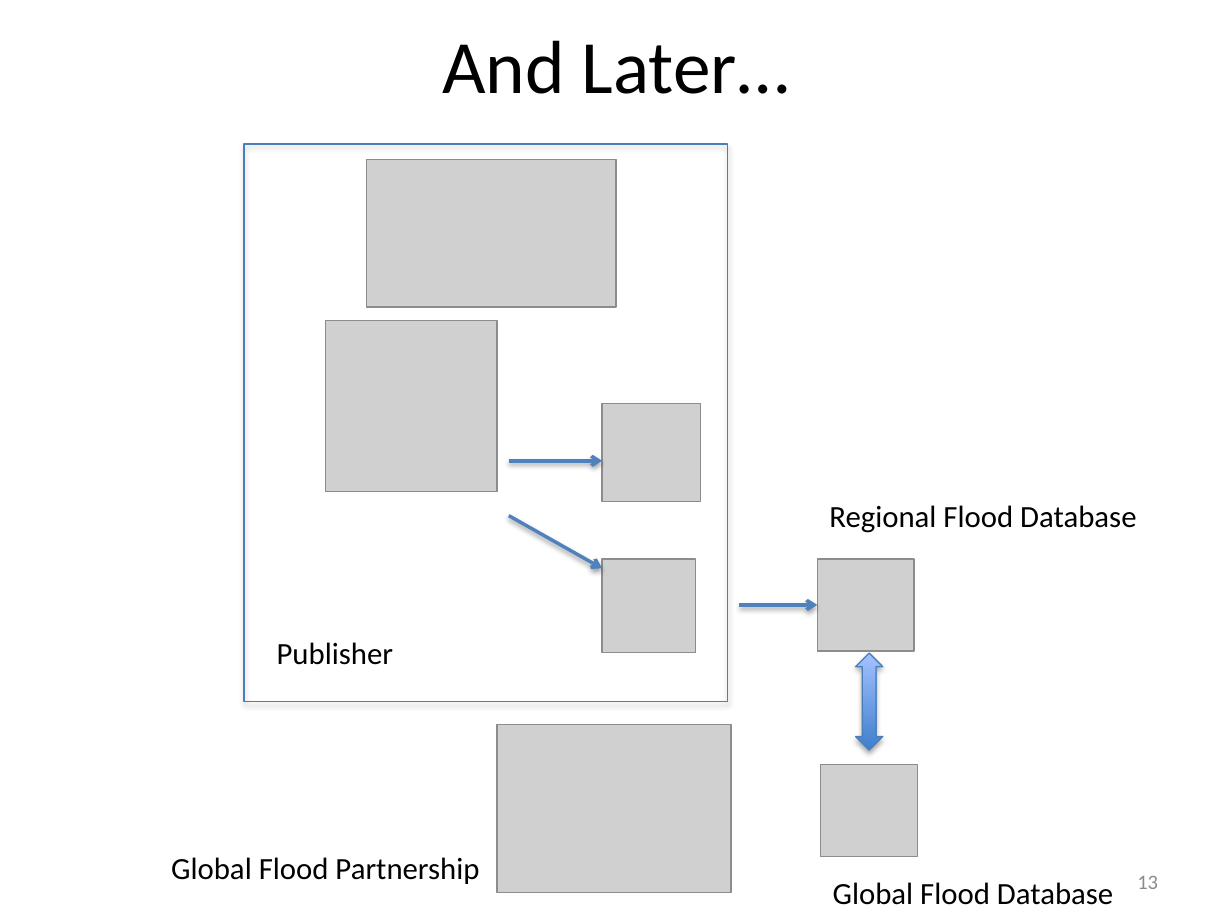
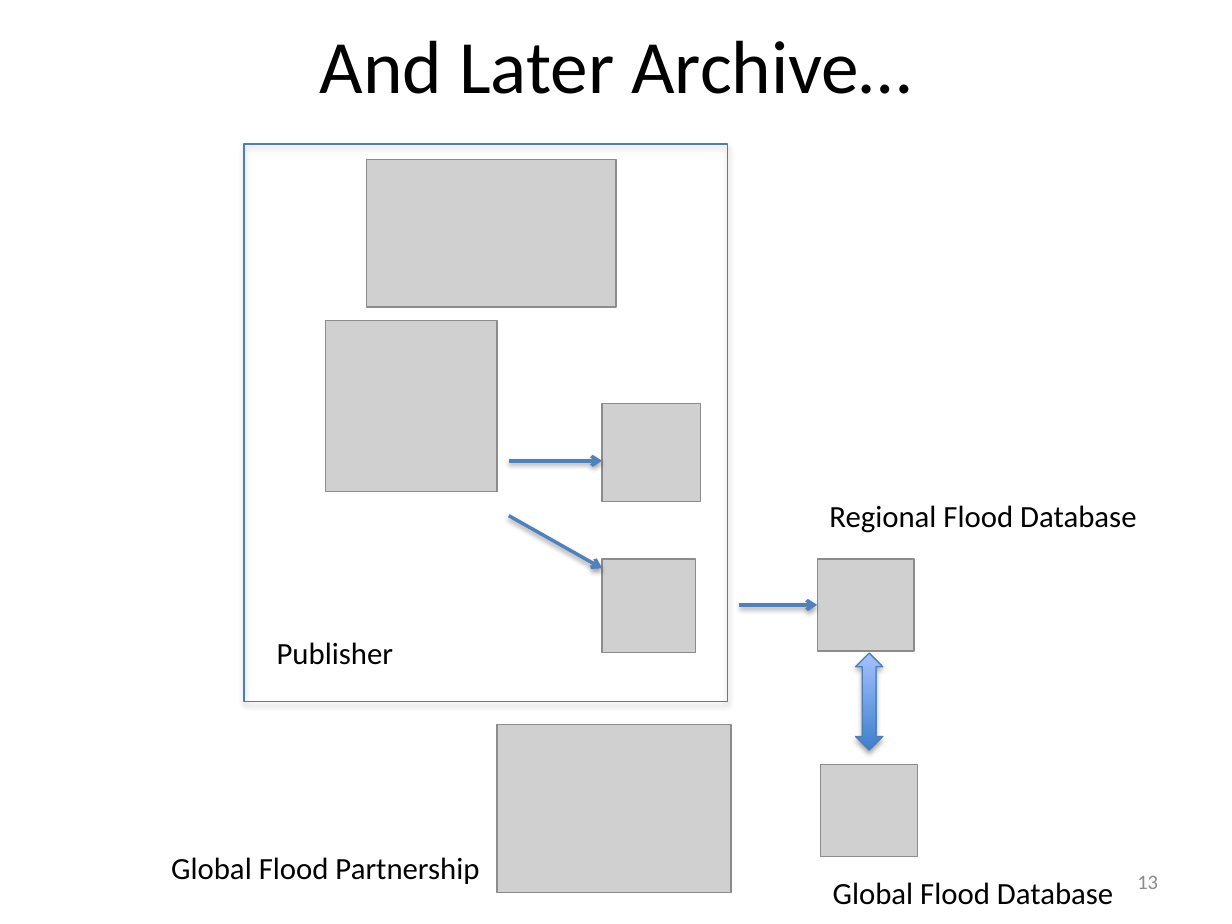
Before and after one commit to vightel/FloodMapsWorkshop, a slide deck: slide 13 of OJO-Publisher.pptx. Drawn at 1232x924 pixels with LibreOffice and Linux fonts; fonts in the diff are those of the drawing; grey boxes stand for pictures. Boxes give left, top, right and bottom in pixels: in the first picture for what was removed or moved away, otherwise in the second. Text is boxed around its words. In the diff, an @@ line names an element or a change of style, - is before the commit and + after.

```diff
--- a/OJO-Publisher.pptx
+++ b/OJO-Publisher.pptx
@@ title at (320,40,911,94): text changed @@
-And Later…
+And Later Archive…
```
Also in this commit, not shown: 2 other slides changed, 11 other files.
